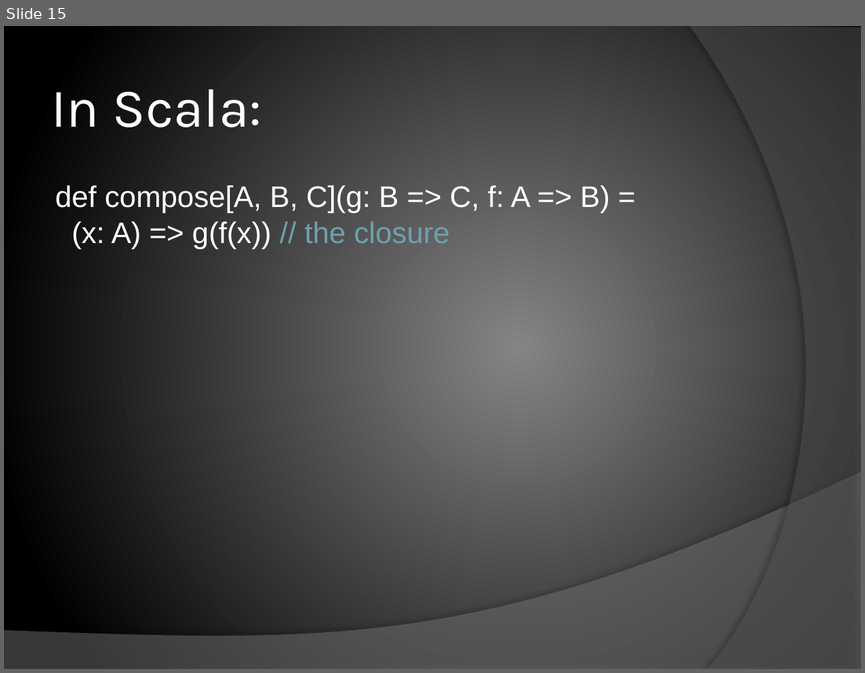
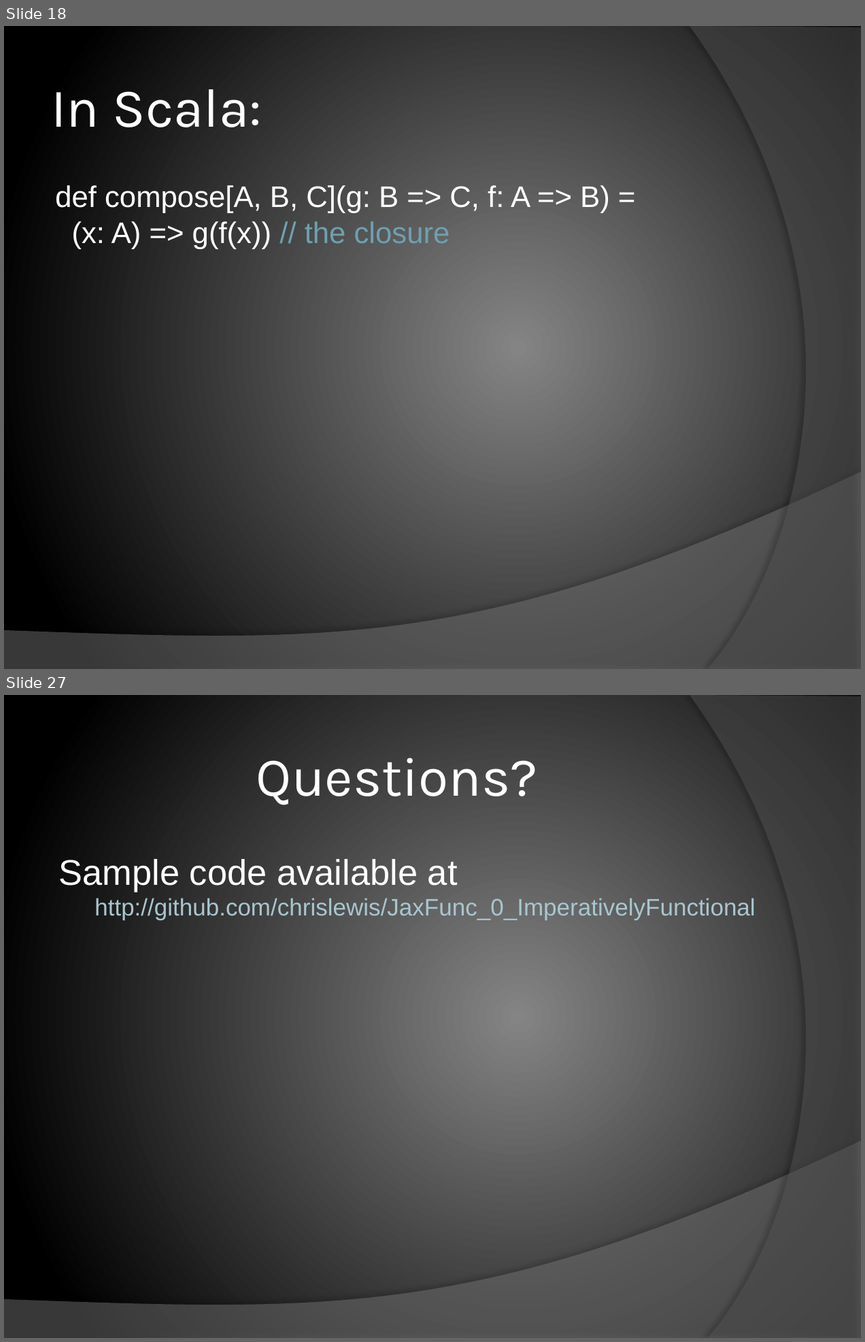
Before and after one commit to chrislewis/JaxFunc_0_ImperativelyFunctional, a slide deck: JaxFunc.pptx. Shown one above the other, each under a label of ours: slide 15 before the commit, slides 18 and 27 after it; the slides between them are not shown. The pictures are 865x673 and 865x1342 pixels, drawn with LibreOffice and Linux fonts; fonts in the diff are those of the drawing. Boxes give left, top, right and bottom in pixels: in the first picture for what was removed or moved away, otherwise in the second. Text is boxed around its words. In the diff, an @@ line names an element or a change of style, - is before the commit and + after.

```diff
--- a/JaxFunc.pptx
+++ b/JaxFunc.pptx
@@ slide 27 added at (4,695,861,1338), background gradient #848484 to #000000; not listed: 2 template elements that a slide beside it also shows @@
@@ title added at (256,758,538,805), 46 pt, text #FFFFFF @@
+Questions?
@@ text added at (58,859,755,920), 20 pt, text #A8C6D0 @@
+Sample code available at
+http://github.com/chrislewis/JaxFunc_0_ImperativelyFunctional
@@ what was slide 15 is now slide 18 @@
```
Also in this commit, not shown: 6 slides changed, 8 other slides added, 1 other file.
